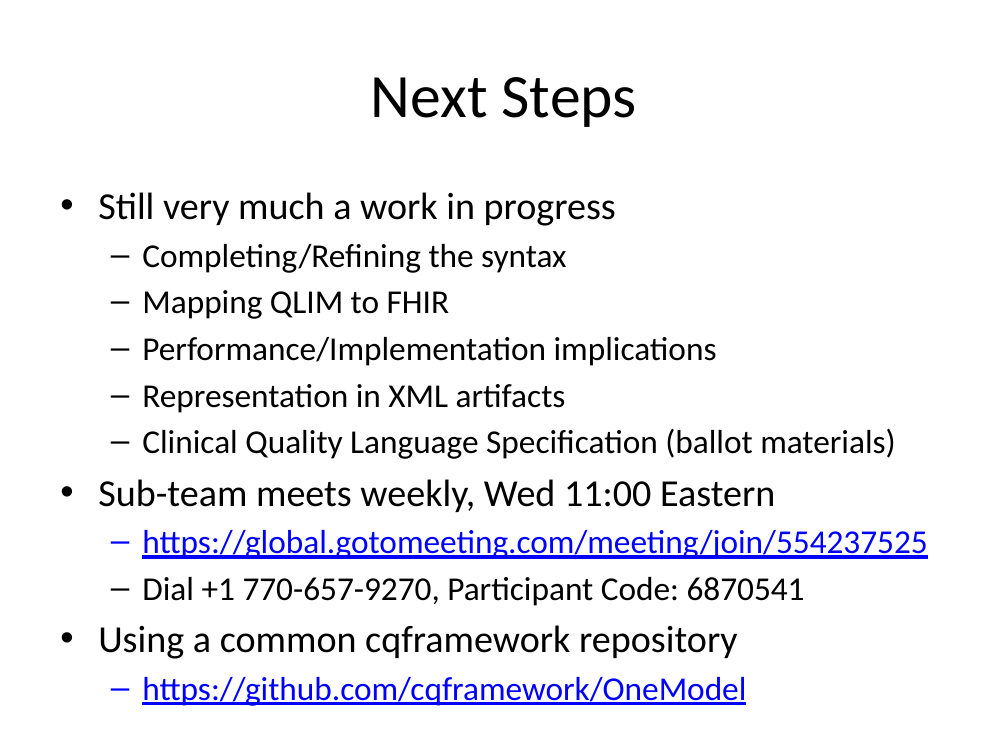
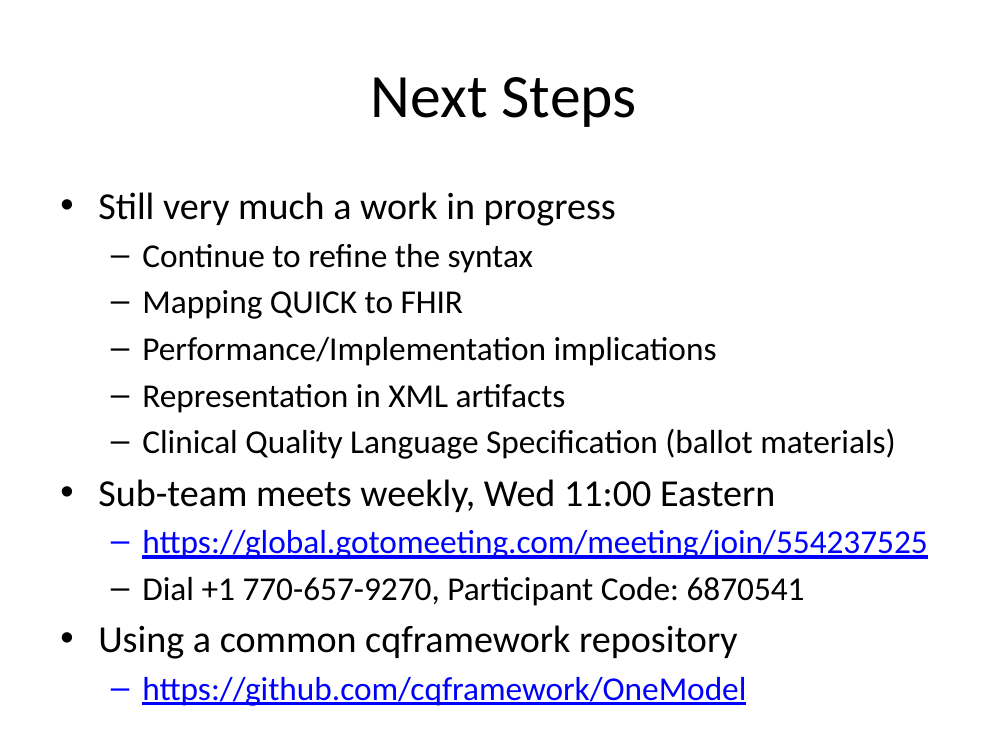
Before and after one commit to cqframework/OneModel, a slide deck: slide 28 of CQL/Documents/CQL_Technical_Introduction_20140604.pptx (slide 24 before the commit). Drawn at 1008x756 pixels with LibreOffice and Linux fonts; fonts in the diff are those of the drawing. Boxes give left, top, right and bottom in pixels: in the first picture for what was removed or moved away, otherwise in the second. Text is boxed around its words. In the diff, an @@ line names an element or a change of style, - is before the commit and + after.

```diff
--- a/CQL/Documents/CQL_Technical_Introduction_20140604.pptx
+++ b/CQL/Documents/CQL_Technical_Introduction_20140604.pptx
@@ text at [142, 244, 533, 319]: text changed @@
-  – Completing/Refining the syntax
-  – Mapping QLIM to FHIR
+  – Continue to refine the syntax
+  – Mapping QUICK to FHIR
```
Also in this commit, not shown: 17 other slides changed, 6 slides added, 2 slides removed, 17 other files.
